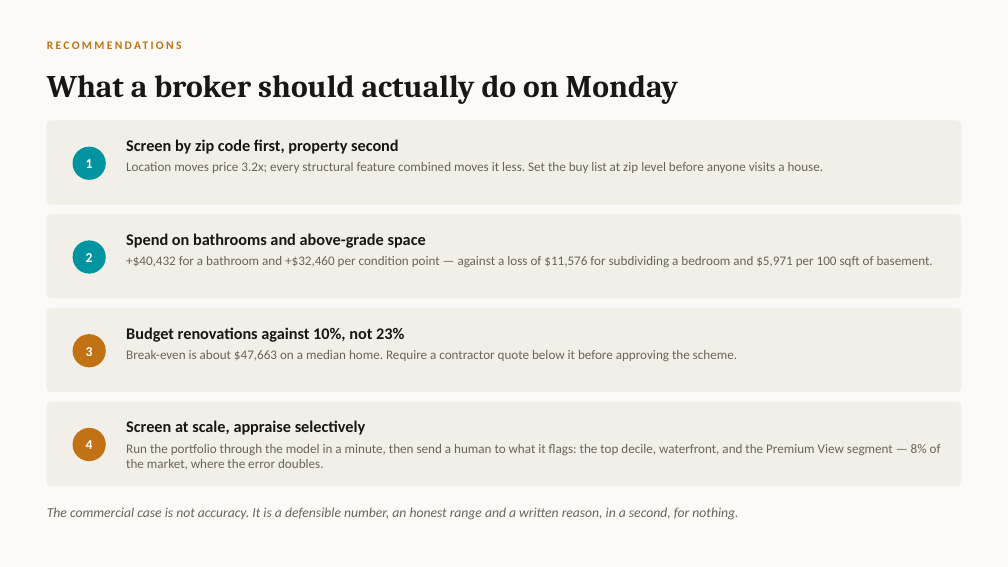
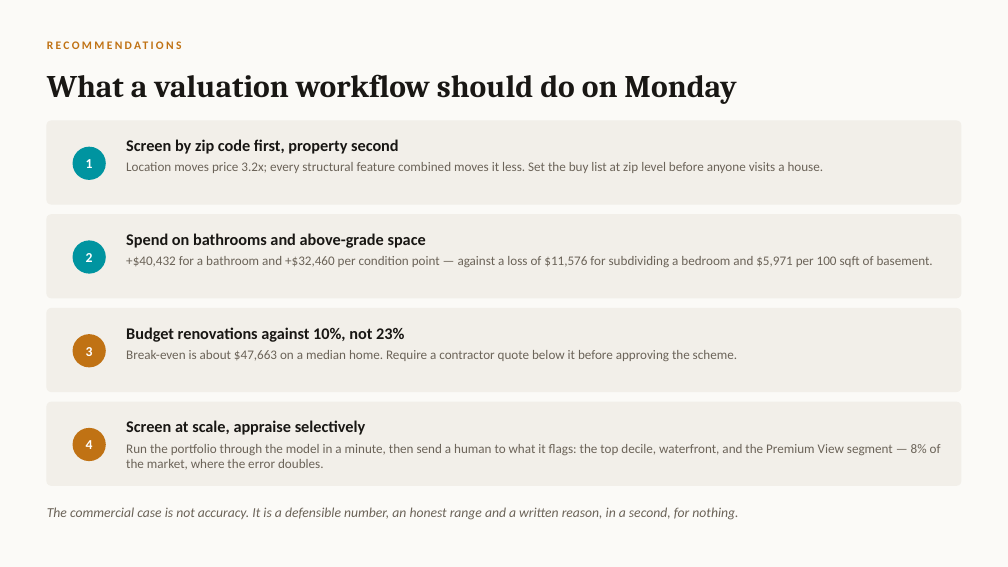
Before and after one commit to EsraaMaamoun/real-estate-machine, a slide deck: slide 10 of reports/Real_Estate_Machine_defense.pptx. Drawn at 1008x567 pixels with LibreOffice and Linux fonts; fonts in the diff are those of the drawing. Boxes give left, top, right and bottom in pixels: in the first picture for what was removed or moved away, otherwise in the second. Text is boxed around its words. In the diff, an @@ line names an element or a change of style, - is before the commit and + after.

```diff
--- a/reports/Real_Estate_Machine_defense.pptx
+++ b/reports/Real_Estate_Machine_defense.pptx
@@ text at [47, 74, 736, 104]: text changed @@
-What a broker should actually do on Monday
+What a valuation workflow should do on Monday
```
Also in this commit, not shown: 7 other slides changed.
